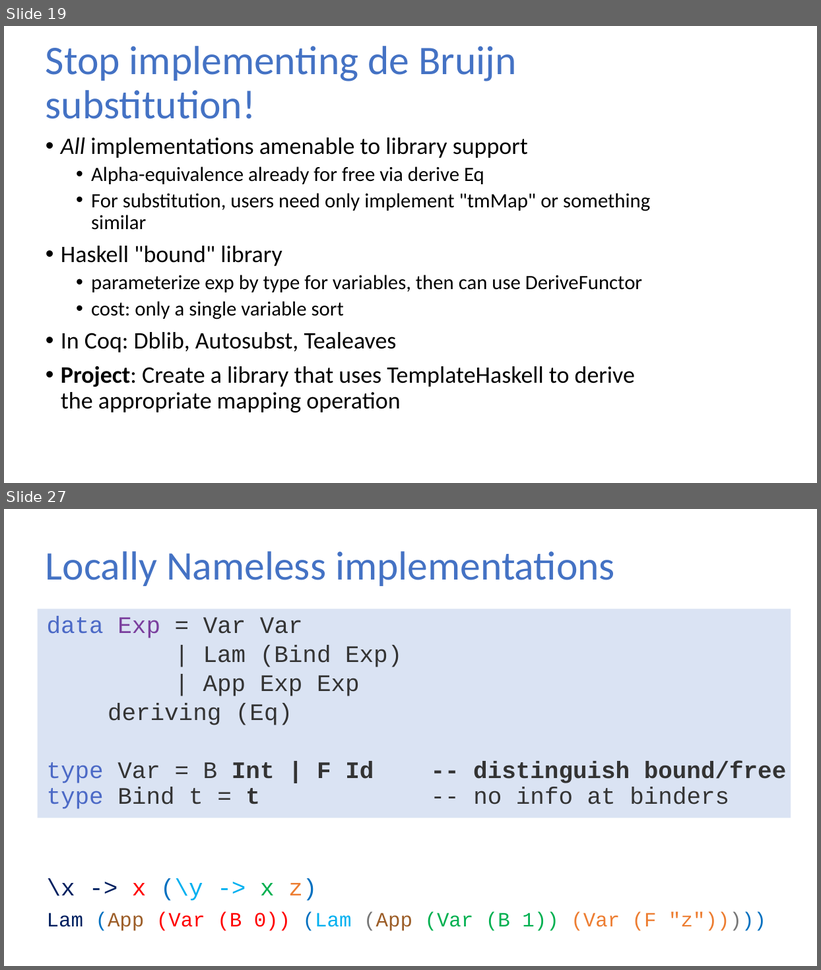
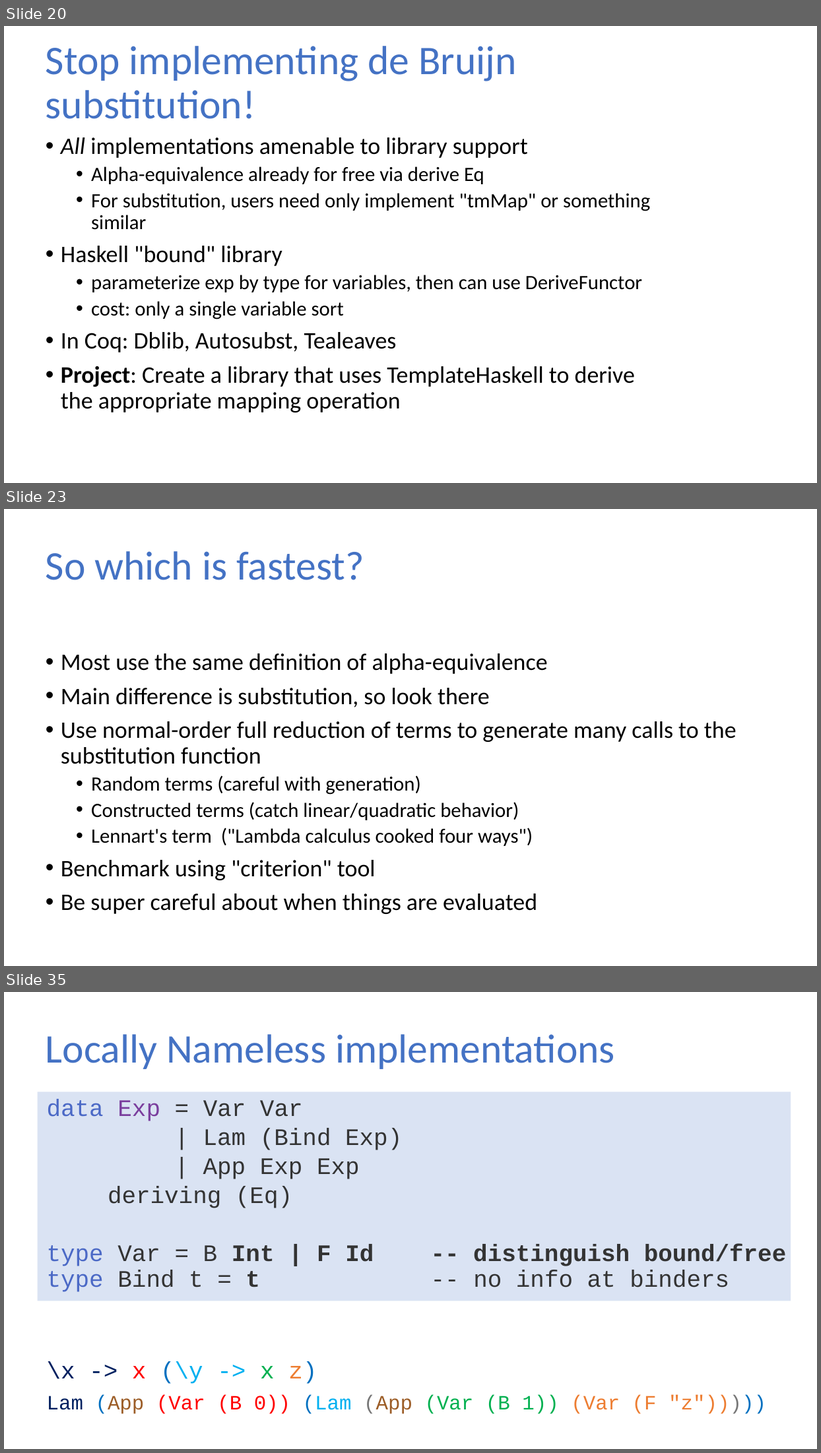
Before and after one commit to sweirich/lambda-n-ways, a slide deck: plclub-2021.pptx. Shown one above the other, each under a label of ours: slides 19 and 27 before the commit, slides 20, 23 and 35 after it; the slides between them are not shown. The pictures are 821x970 and 821x1453 pixels, drawn with LibreOffice and Linux fonts; fonts in the diff are those of the drawing. Boxes give left, top, right and bottom in pixels: in the first picture for what was removed or moved away, otherwise in the second. Text is boxed around its words. In the diff, an @@ line names an element or a change of style, - is before the commit and + after.

```diff
--- a/plclub-2021.pptx
+++ b/plclub-2021.pptx
@@ slide 23 added at [4,509,817,966], background #FFFFFF @@
@@ title added at [46,551,364,580], 36 pt, text #4472C4 @@
+So which is fastest?
@@ text added at [61,654,737,914], 21 pt, text #000000 @@
+• Most use the same definition of alpha-equivalence
+• Main difference is substitution, so look there
+• Use normal-order full reduction of terms to generate many calls to the substitution function
+  • Random terms (careful with generation)
+  • Constructed terms (catch linear/quadratic behavior)
+  • Lennart's term ("Lambda calculus cooked four ways")
+• Benchmark using "criterion" tool
+• Be super careful about when things are evaluated
@@ what was slide 19 is now slide 20 @@
@@ what was slide 27 is now slide 35 @@
```
Also in this commit, not shown: 10 slides changed, 13 other slides added, 24 other files.
